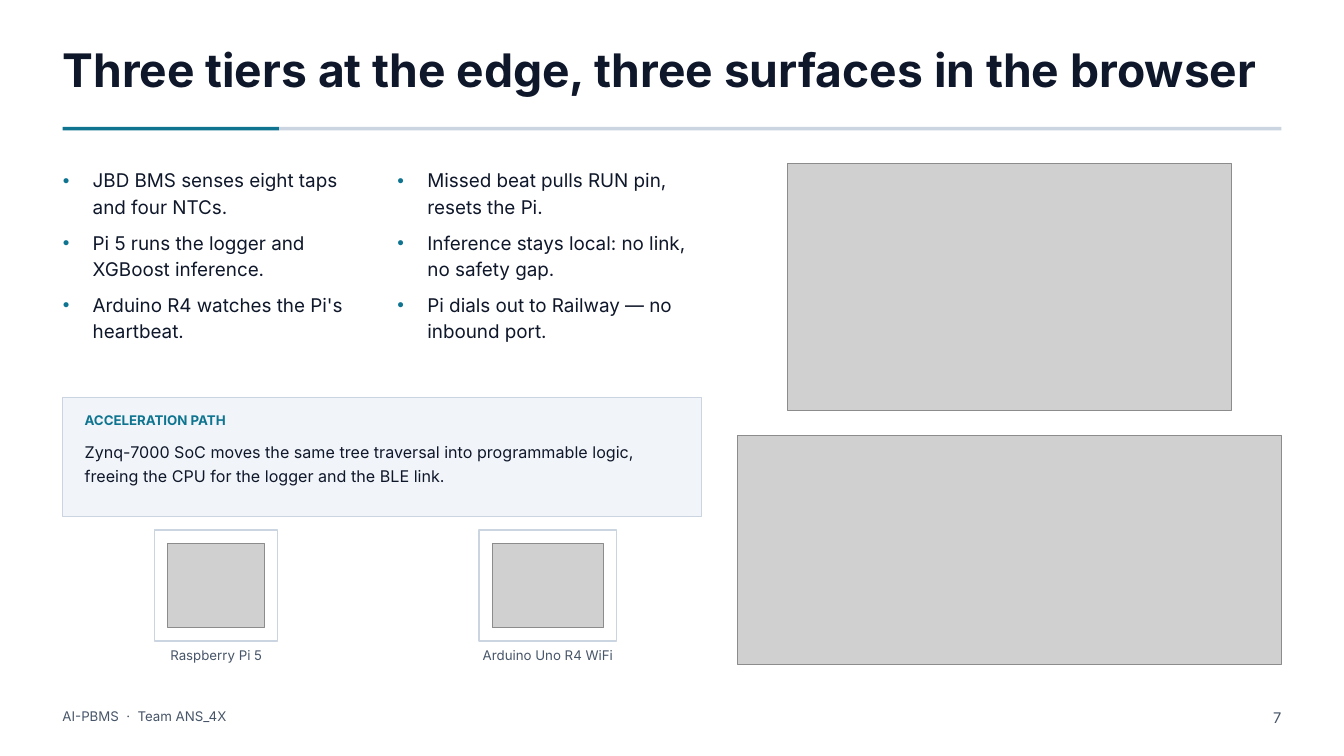
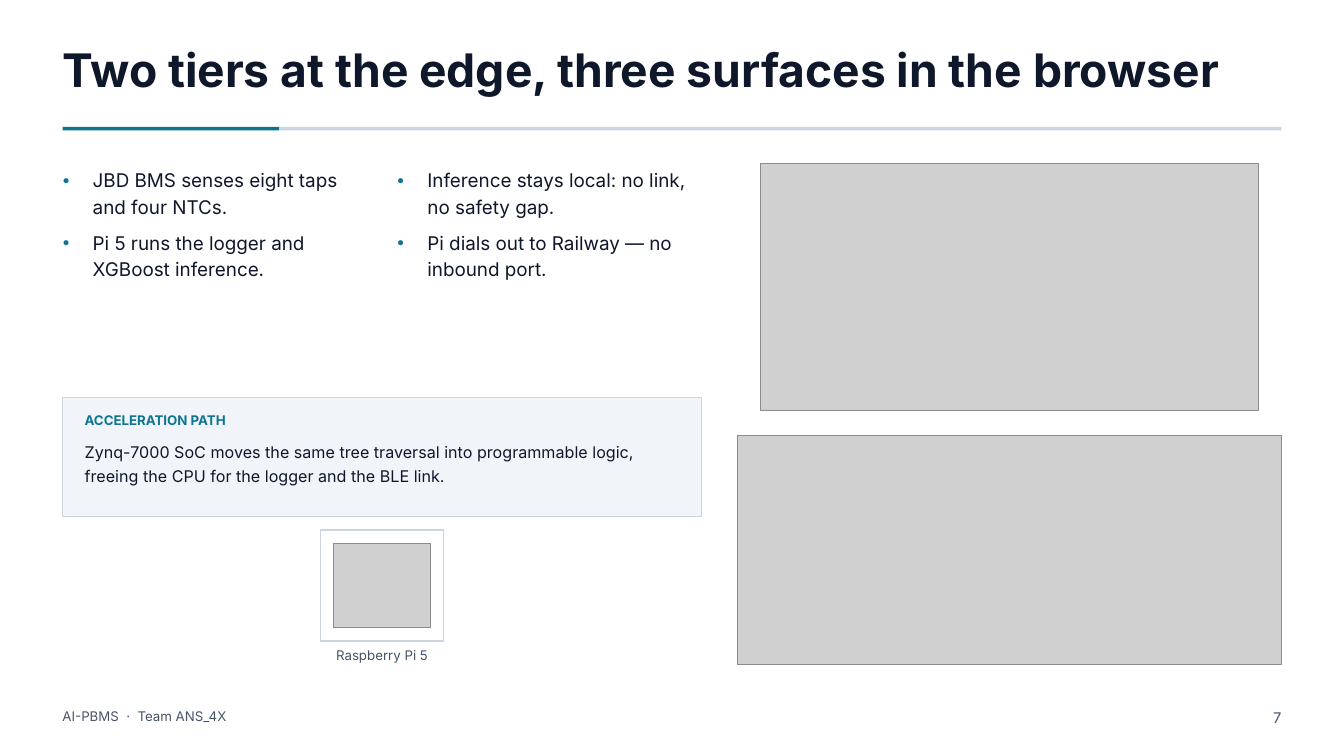
Before and after one commit to Adhi5504/Intelligent_BMS, a slide deck: slide 7 of AI_PBMS_8Slide.pptx. Drawn at 1344x756 pixels with LibreOffice and Linux fonts; fonts in the diff are those of the drawing; grey boxes stand for pictures. Boxes give left, top, right and bottom in pixels: in the first picture for what was removed or moved away, otherwise in the second. Text is boxed around its words. In the diff, an @@ line names an element or a change of style, - is before the commit and + after.

```diff
--- a/AI_PBMS_8Slide.pptx
+++ b/AI_PBMS_8Slide.pptx
@@ text at bbox=[62, 51, 1219, 97]: text changed @@
-Three tiers at the edge, three surfaces in the browser
+Two tiers at the edge, three surfaces in the browser
@@ text at bbox=[427, 173, 667, 214]: paragraph removed @@
-● Missed beat pulls RUN pin, resets the Pi.
@@ picture: place and size @@
-picture at bbox=[787, 163, 1232, 410]
+picture at bbox=[760, 163, 1259, 410]
@@ text at bbox=[93, 298, 342, 339]: paragraph removed @@
-● Arduino R4 watches the Pi's heartbeat.
@@ rectangle: place and size @@
-rectangle at bbox=[154, 530, 277, 641]
+rectangle at bbox=[321, 530, 444, 641]
@@ rectangle removed at bbox=[479, 530, 617, 641] @@
@@ picture: place and size @@
-picture at bbox=[167, 543, 264, 628]
+picture at bbox=[334, 543, 431, 628]
@@ picture removed at bbox=[492, 543, 604, 628] @@
@@ text "Raspberry Pi 5": place and size @@
-text "Raspberry Pi 5" at bbox=[170, 650, 262, 663]
+text "Raspberry Pi 5" at bbox=[336, 650, 428, 663]
@@ text removed at bbox=[483, 650, 613, 660] @@
-Arduino Uno R4 WiFi
```
Also in this commit, not shown: 2 other slides changed, 9 other files.
